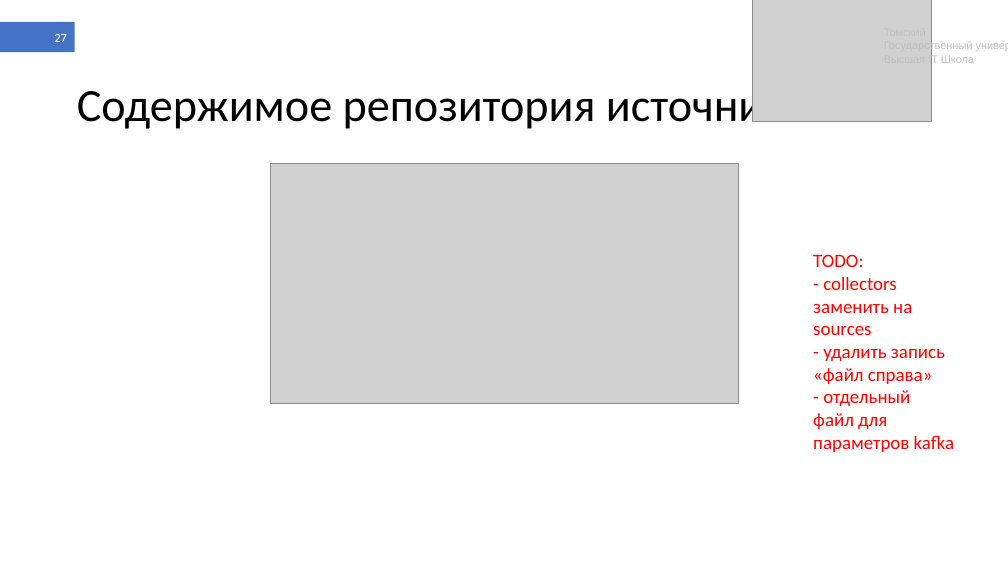
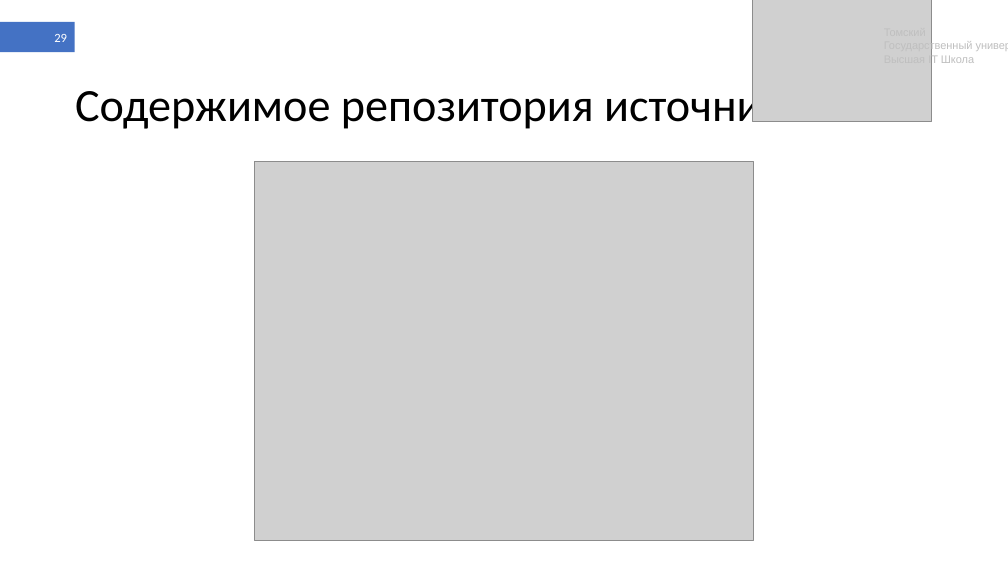
Before and after one commit to shameoff/GraduateWork, a slide deck: slide 29 of Презентация ВКР (в шаблоне).pptx (slide 27 before the commit). Drawn at 1008x567 pixels with LibreOffice and Linux fonts; fonts in the diff are those of the drawing; grey boxes stand for pictures. Boxes give left, top, right and bottom in pixels: in the first picture for what was removed or moved away, otherwise in the second. Text is boxed around its words. In the diff, an @@ line names an element or a change of style, - is before the commit and + after.

```diff
--- a/Презентация ВКР (в шаблоне).pptx
+++ b/Презентация ВКР (в шаблоне).pptx
@@ page number at [54,34,67,42]: text changed @@
-27
+29
@@ picture: place and size @@
-picture at [270,163,738,404]
+picture at [254,162,754,540]
@@ text removed at [813,254,955,452] @@
-TODO:
-- collectors заменить на sources
-- удалить запись «файл справа»
-- отдельный файл для параметров kafka
```
Also in this commit, not shown: 27 other slides changed, 6 slides added, 2 slides removed, 8 other files.
